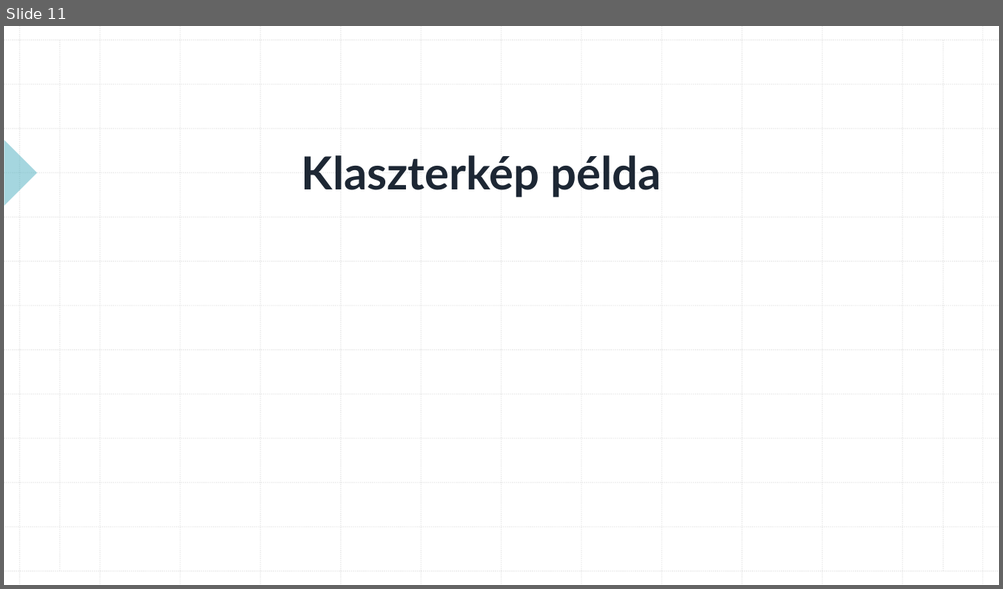
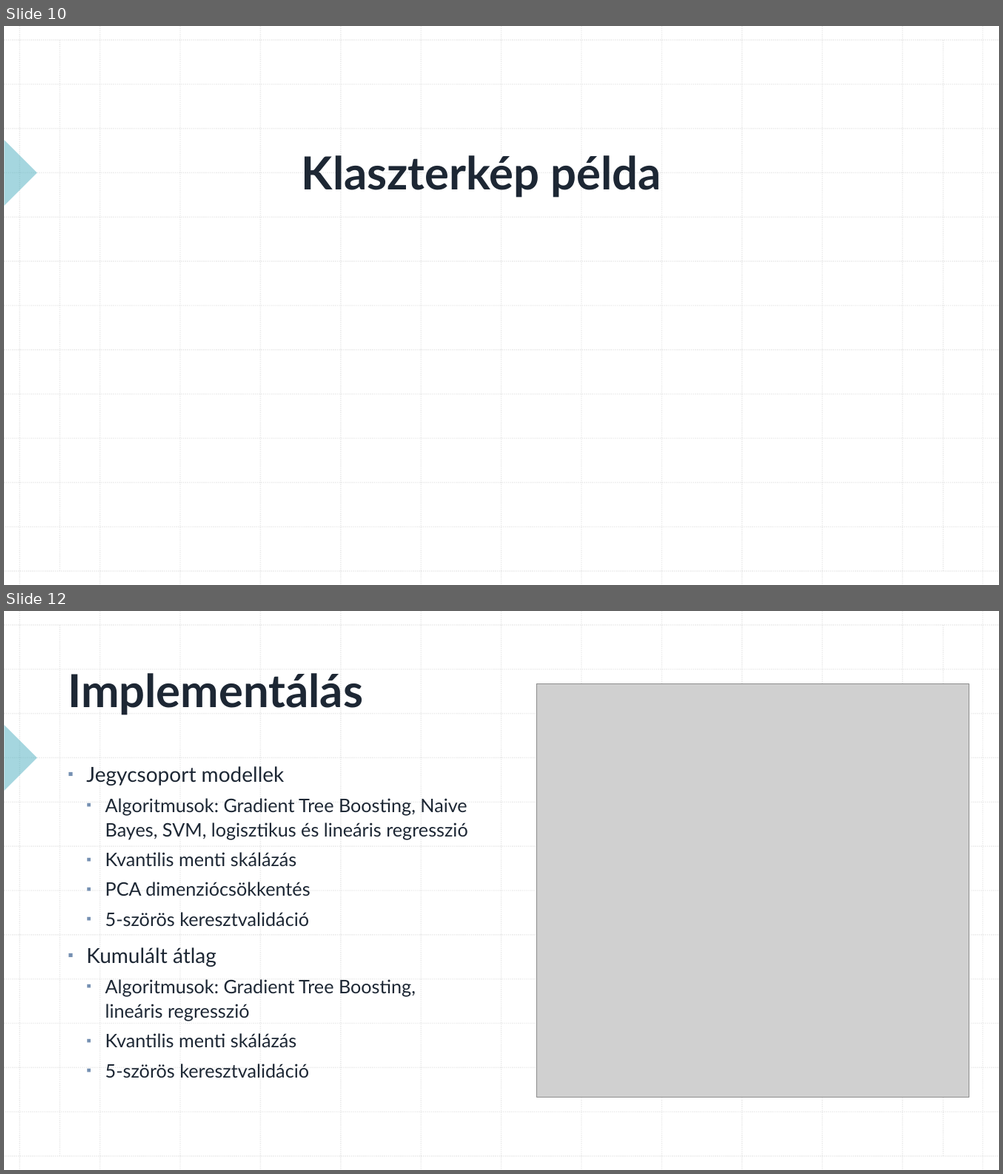
Before and after one commit to konderal333/-nkutfel, a slide deck: TDK prezi.pptx. Shown one above the other, each under a label of ours: slide 11 before the commit, slides 10 and 12 after it; the slides between them are not shown. The pictures are 1003x589 and 1003x1174 pixels, drawn with LibreOffice and Linux fonts; fonts in the diff are those of the drawing; grey boxes stand for pictures. Boxes give left, top, right and bottom in pixels: in the first picture for what was removed or moved away, otherwise in the second. Text is boxed around its words. In the diff, an @@ line names an element or a change of style, - is before the commit and + after.

```diff
--- a/TDK prezi.pptx
+++ b/TDK prezi.pptx
@@ slide 12 added at (4,611,999,1170), background #FFFFFF; not listed: 29 template elements that a slide beside it also shows @@
@@ title added at (68,673,363,715), 44 pt, text #1D2734, bold @@
+Implementálás
@@ picture added at (537,684,969,1097) @@
@@ text added at (86,766,468,1079), 18 pt, text #1D2734 @@
+▪ Jegycsoport modellek
+  ▪ Algoritmusok: Gradient Tree Boosting, Naive
+    Bayes, SVM, logisztikus és lineáris regresszió
+  ▪ Kvantilis menti skálázás
+  ▪ PCA dimenziócsökkentés
+  ▪ 5-szörös keresztvalidáció
+▪ Kumulált átlag
+  ▪ Algoritmusok: Gradient Tree Boosting,
+    lineáris regresszió
+  ▪ Kvantilis menti skálázás
+  ▪ 5-szörös keresztvalidáció
@@ what was slide 11 is now slide 10 @@
```
Also in this commit, not shown: 4 slides changed, 6 other slides added, 3 slides removed.
